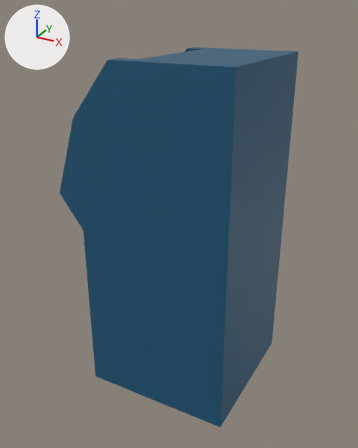
The FBX model Assets/Meshes/SM_ATM.fbx: old version first, new version second.
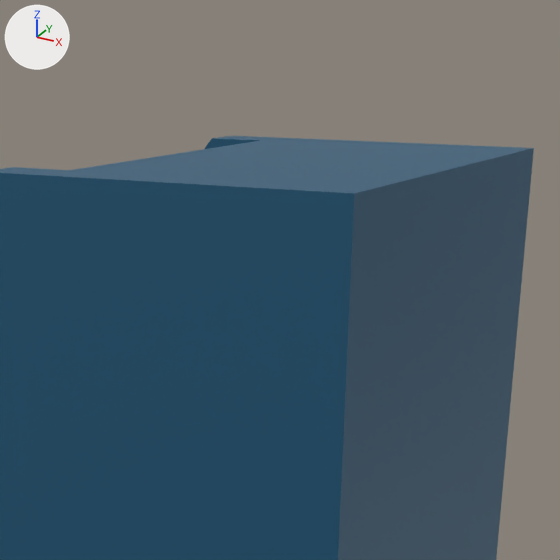
Each version appears first whole from a 50 mm camera at (1.205, -2.416, 2.193) aimed at (-0.112, -0.022, 0.996), and next in a close-up on the part from 32% to 86% of the width and 0% to 43% of the height. Lighting does not change. The marker at upper left points along +X, +Y and +Z. Where no turn or scale is listed for an object, it has been applied to the vertices.

The first close-up shows 'SM_ATM'.
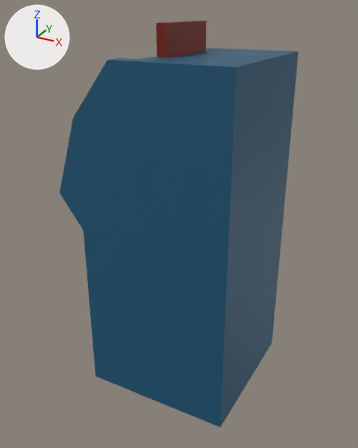
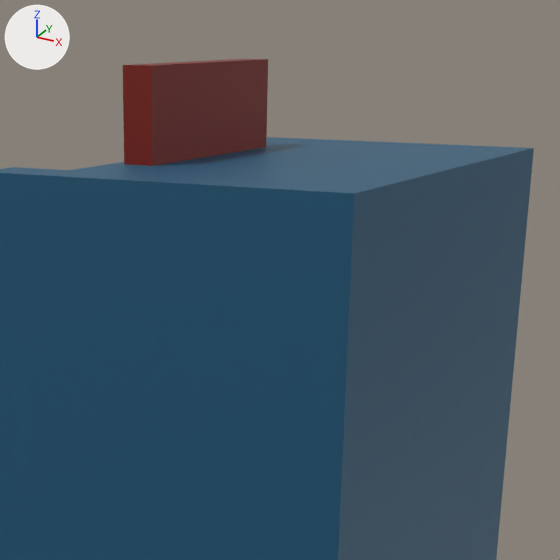
The newer file is also rescaled (x0.5) as a whole; pictures and numbers use the older file's frame.

Boxes [x1, y1, x2, y2] around the edits, measured in the close-ups (560 x 560 px):
'SM_ATM', reshaped: before [0, 136, 534, 560]; after [0, 59, 534, 560]
part 1 of me_mesh, added (brown): after [123, 59, 268, 166]

What the commit changed:
Material 'lambert10' (mat_lambert10) is new.
Its base color is (1.0, 1.0, 1.0) (white #ffffff).
me_mesh is used by ob_sm_atm; location (0.0, 0.0, 0.0).
Verts and faces of me_mesh; kept vertices keep their numbers, new ones are numbered from 204.
me_mesh had 204 vertices, 157 faces and spanned x -0.65..0.39, y -0.44..0.44, z 0.0..1.96.
me_mesh now has 212 vertices, 162 faces and spans x -0.65..0.39, y -0.44..0.44, z 0.0..2.12.
Part 1, on me_mesh:
New vertex 204 is at (-0.13, -0.22, 1.96), pixel (124, 164).
New vertex 205 is at (-0.13, -0.22, 2.12), pixel (122, 65).
New vertex 206 is at (-0.13, 0.22, 2.12), pixel (242, 58).
New vertex 207 is at (-0.13, 0.22, 1.96).
New vertices 208 to 211 stand at vertices 204 to 207, in that order, plus (0.06, 0.0, 0.0).
New faces: (204, 208, 209, 205), (205, 209, 210, 206), (206, 210, 211, 207), (208, 211, 210, 209) (mat_lambert3 (picture img_imphenziapalette01_256_png)).
New faces: (204, 205, 206, 207) (mat_lambert10 (white #ffffff)).
me_mesh now uses material mat_lambert10 (white #ffffff).
